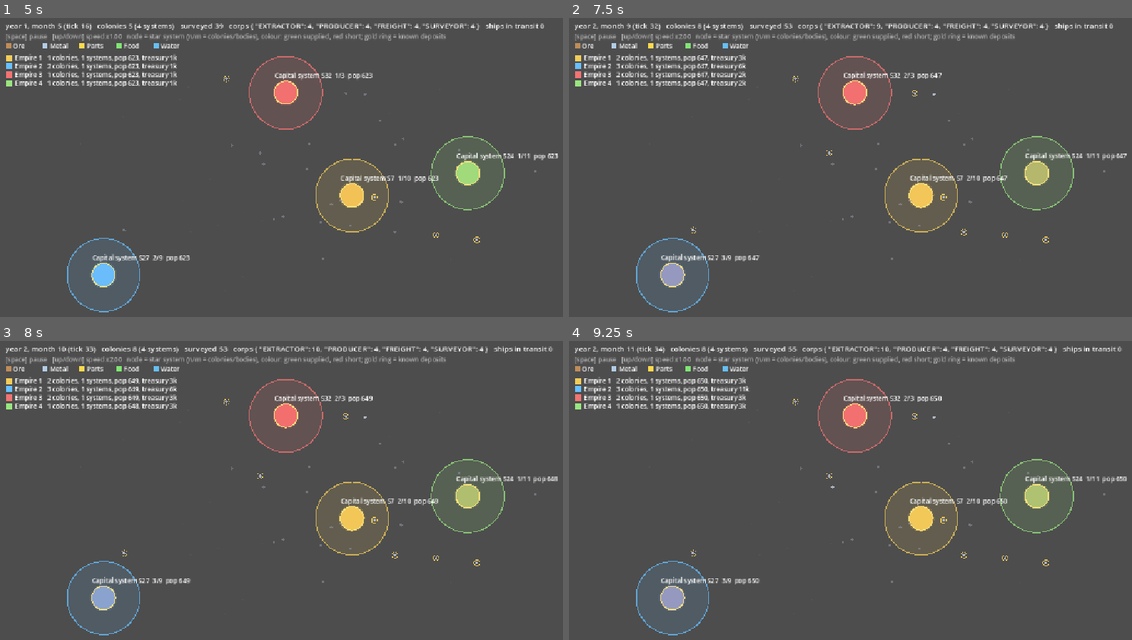
Above: before the commit, frames 1-4 (two rows, left to right).
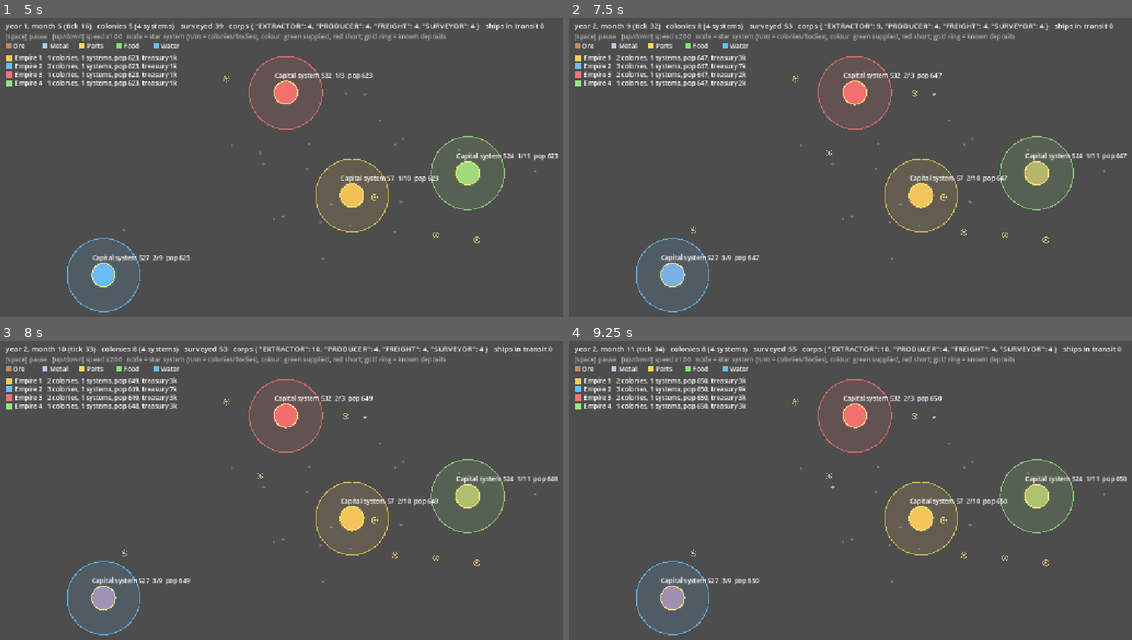
Above: after the commit, the same moments.

Repository: ElectroEsper/galaxy-generator
Game: Godot game, scene res://economy_proto/economy_view.tscn
The game is run twice, just before and just after one commit, with the same random seed, the same clock (stepped at 60 frames per second) and the same inputs. This scene is started directly instead of the project's main scene.
Inputs:
- Up to frame 1 (5 s): tap Enter at 0.5, 2, 3.5 s; hold Up 0.53-1.28 s; tap Space at 0.77, 1.25, 1.52, 2.75, 3.02, 3.77, 4.25, 4.52 s; hold Down 1.28-2.03 s; hold Up 2.03-3.53 s; hold Down from 3.53 s (still down)
- Up to frame 2 (7.5 s): release Down at 5.78 s; hold Up from 5.78 s (still down); tap Space at 6.02, 6.77 s
- Up to frame 3 (8 s): keep holding Up; tap Space at 7.52 s
- Up to frame 4 (9.25 s): release Up at 8.03 s; hold Down from 8.03 s (still down); tap Space at 9.02 s

Frame 1 is identical in both runs. In frame 2, 0.2% of the frame differs, in the area x 16-31%, y 15-90%; in frame 3, 0.2%; in frame 4, less than 0.1%.

Commit message:
War: abstract military strength, fronts, occupation, exhaustion, peace cessions, GOAP war goals
Co-Authored-By: Claude Opus 5.5 <noreply@anthropic.com>
Claude-Session: https://claude.ai/code/session_011shSnrHMjVZ7qaqpxEfch4

Diff:
--- a/economy_proto/corporation.gd
+++ b/economy_proto/corporation.gd
@@ -267,14 +267,14 @@
 			# Same discipline as producers: don't extract at a loss; idle until price recovers.
 			if _unit_margin(c, f.good, false) <= 0.0:
 				continue
-			var q : float = c.richness.get(f.good, 0.0) * f.level_mult()
+			var q : float = c.richness.get(f.good, 0.0) * f.level_mult() * Military.output_factor(c)
 			c.stock[f.good] += q
 			cash += q * (c.price[f.good] - Goods.RAW_COST[f.good])
 		else:
 			var r : Dictionary = Goods.RECIPES[f.good]
 			# Operating discipline: don't buy inputs at a loss; idle until the margin recovers.
 			var idle : bool = _unit_margin(c, f.good, true) <= 0.0
-			var runs : float = 0.0 if idle else f.level_mult()
+			var runs : float = 0.0 if idle else f.level_mult() * Military.output_factor(c)
 			for i in r["in"]:
 				c.note_use(i, r["in"][i] * f.level_mult())           # desired input draw, even if the shelf is empty
 				# Ask Freight for a few ticks' worth of inputs when the shelf runs low.
--- a/economy_proto/diplomacy.gd
+++ b/economy_proto/diplomacy.gd
@@ -11,6 +11,11 @@
 const OP_GOOD := 10.0                # opinion at which passage can be discussed
 const REFUSAL_COOLDOWN := 5          # years before re-proposing to an empire that refused
 const MAX_DEPTH := 4
+const STRONGER := 1.3                # strength ratio an empire wants before starting a war
+const RIVAL_BORDER := 15           # a border this long with negative opinion is a rivalry worth fighting over
+const WAR_BORDER := 5                # border segments that make a neighbour's systems worth fighting for
+const PEACE_EXHAUSTION := 50.0       # an empire this exhausted wants out
+const PEACE_COOLDOWN := 2            # years between peace offers to the same enemy
 
 # ---------------------------------------------------------------- Actions
 ## Each action: name, partner, cost, preconditions {fact: bool}, effects {fact: bool}.
@@ -19,18 +24,25 @@
 	for x in others:
 		var i : int = x.id
 		acts.append({"name": "propose_trade", "x": x, "cost": 1.0,
-			"pre": {"met:%d" % i: true, "op_ok:%d" % i: true, "trade:%d" % i: false}, "eff": {"trade:%d" % i: true}})
+			"pre": {"met:%d" % i: true, "op_ok:%d" % i: true, "trade:%d" % i: false, "war:%d" % i: false}, "eff": {"trade:%d" % i: true}})
 		acts.append({"name": "propose_passage", "x": x, "cost": 1.5,
-			"pre": {"met:%d" % i: true, "op_good:%d" % i: true, "pass:%d" % i: false, "cash": true}, "eff": {"pass:%d" % i: true}})
+			"pre": {"met:%d" % i: true, "op_good:%d" % i: true, "pass:%d" % i: false, "cash": true, "war:%d" % i: false}, "eff": {"pass:%d" % i: true}})
 		acts.append({"name": "send_aid", "x": x, "cost": 3.0,
 			"pre": {"met:%d" % i: true, "op_ok:%d" % i: false, "reach:%d" % i: true, "cash": true}, "eff": {"op_ok:%d" % i: true}})
 		acts.append({"name": "send_aid", "x": x, "cost": 3.0,
 			"pre": {"met:%d" % i: true, "op_ok:%d" % i: true, "op_good:%d" % i: false, "cash": true}, "eff": {"op_good:%d" % i: true}})
+		# War
+		acts.append({"name": "arm", "x": x, "cost": 2.0,
+			"pre": {"met:%d" % i: true, "stronger:%d" % i: false, "arming": false}, "eff": {"stronger:%d" % i: true, "arming": true}})
+		acts.append({"name": "declare_war", "x": x, "cost": 4.0,
+			"pre": {"hostile:%d" % i: true, "stronger:%d" % i: true, "war:%d" % i: false, "tired": false}, "eff": {"war:%d" % i: true}})
+		acts.append({"name": "sue_for_peace", "x": x, "cost": 1.0,
+			"pre": {"war:%d" % i: true}, "eff": {"war:%d" % i: false}})
 	return acts
 
 # ---------------------------------------------------------------- World state
 static func _facts(sim, e, others : Array) -> Dictionary:
-	var f : Dictionary = {"cash": e.treasury >= AID_COST * 2.0}
+	var f : Dictionary = {"cash": e.treasury >= AID_COST * 2.0, "arming": sim.tick_count / 12 < e.arming_until, "tired": e.exhaustion >= 20.0}
 	for x in others:
 		var r : Dictionary = sim._rel(e, x)
 		var i : int = x.id
@@ -40,6 +52,9 @@
 		f["op_ok:%d" % i] = r["opinion"] >= OP_OK
 		f["op_good:%d" % i] = r["opinion"] >= OP_GOOD
 		f["reach:%d" % i] = r["opinion"] >= OP_OK - AID_GOODWILL * 0.8   # one gesture can bring them round
+		f["hostile:%d" % i] = r["met"] and sim.tick_count / 12 >= r.get("truce_until", 0) and (r["stance"] == "hostile" or r["stance"] == "embargo" or (r["opinion"] < 0.0 and r["border"] >= RIVAL_BORDER))
+		f["stronger:%d" % i] = e.strength > x.strength * STRONGER
+		f["war:%d" % i] = sim.wars.any(func(w): return (w["a"] == e and w["b"] == x) or (w["a"] == x and w["b"] == e))
 	return f
 
 static func _avg_price(sim, e, g : int) -> float:
@@ -81,6 +96,19 @@
 		var r : Dictionary = sim._rel(e, x)
 		if r["met"] and not r["trade_treaty"] and r["opinion"] >= OP_GOOD:
 			goals.append({"name": "open trade with %s" % x.name, "priority": 0.3, "want": {"trade:%d" % x.id: true}})
+	# War: end a war going badly; deter a stronger hostile neighbour; seize the border from a weaker hostile one.
+	for x in others:
+		var r : Dictionary = sim._rel(e, x)
+		var at_war : bool = sim.wars.any(func(w): return (w["a"] == e and w["b"] == x) or (w["a"] == x and w["b"] == e))
+		if at_war:
+			if e.exhaustion >= PEACE_EXHAUSTION or e.strength < x.strength * 0.8:
+				goals.append({"name": "end the war with %s" % x.name, "priority": 5.0, "want": {"war:%d" % x.id: false}})
+			continue
+		var hostile : bool = r["met"] and (r["stance"] == "hostile" or r["stance"] == "embargo" or (r["opinion"] < 0.0 and r["border"] >= RIVAL_BORDER))
+		if hostile and x.strength > e.strength:
+			goals.append({"name": "deter %s" % x.name, "priority": 1.0 + r["border"] / 10.0, "want": {"stronger:%d" % x.id: true}})
+		if hostile and r["border"] >= WAR_BORDER and sim.tick_count / 12 >= r.get("truce_until", 0) and e.exhaustion < 20.0:
+			goals.append({"name": "seize the border with %s" % x.name, "priority": 0.8 + r["border"] / 15.0, "want": {"war:%d" % x.id: true}})
 	goals.sort_custom(func(a, b): return a["priority"] > b["priority"])
 	return goals
 
@@ -161,7 +189,8 @@
 			continue
 		var a : Dictionary = p[0]
 		var x = a["x"]
-		if e.refusals.get(x.id, -100) + REFUSAL_COOLDOWN > year and a["name"] != "send_aid":
+		var cool : int = PEACE_COOLDOWN if a["name"] == "sue_for_peace" else REFUSAL_COOLDOWN
+		if e.refusals.get(x.id, -100) + cool > year and a["name"] in ["propose_trade", "propose_passage", "sue_for_peace"]:
 			continue
 		_execute(sim, e, x, a, goal, year)
 		return                                   # one diplomatic initiative per year
@@ -182,6 +211,25 @@
 			else:
 				e.refusals[x.id] = year
 				sim._event("%s refuses a trade treaty with %s" % [x.name, e.name])
+		"arm":
+			e.arming_until = year + Military.ARMING_YEARS
+			sim._event("%s arms (goal: %s; strength %d vs %d)" % [e.name, goal["name"], e.strength, x.strength])
+		"declare_war":
+			Military.declare(sim, e, x)
+		"sue_for_peace":
+			var w = null
+			for ww in sim.wars:
+				if (ww["a"] == e and ww["b"] == x) or (ww["a"] == x and ww["b"] == e): w = ww
+			if w == null:
+				return
+			# The enemy accepts when it's tired too, losing, or holds nothing of ours worth keeping the war going for.
+			var holds : int = sim.all_systems().filter(func(s): return s.owner == e and s.occupier == x).size()
+			if x.exhaustion >= PEACE_EXHAUSTION * 0.6 or x.strength < e.strength or holds > 0 and x.exhaustion >= 25.0:
+				sim._event("%s sues for peace with %s: accepted" % [e.name, x.name])
+				Military.make_peace(sim, w)
+			else:
+				e.refusals[x.id] = year
+				sim._event("%s sues for peace with %s: refused" % [e.name, x.name])
 		"propose_passage":
 			if _accepts_passage(sim, x, e):
 				r["passage"] = true
--- a/economy_proto/economy_sim.gd
+++ b/economy_proto/economy_sim.gd
@@ -118,6 +118,7 @@
 const ROUTE_SAMPLE := 20.0           # px between territory checks along a route
 const GOODWILL_WEIGHT := 1.0         # opinion from aid / gestures (decays like incidents)
 var relations : Dictionary = {}      # "a:b" (a < b) -> {met, opinion, trade, month_trade, border, incidents, stance}
+var wars : Array = []                # [{a, b, start, peak_a, peak_b}]
 var events : Array = []              # [tick, text] - first contacts, incidents, stance changes
 const EMPIRE_COLORS : Array = [Color(0.95, 0.8, 0.35), Color(0.4, 0.75, 1.0), Color(0.95, 0.45, 0.45), Color(0.6, 0.9, 0.5), Color(0.8, 0.6, 1.0), Color(1.0, 0.65, 0.3), Color(0.5, 0.95, 0.9), Color(0.95, 0.6, 0.85)]
 
@@ -500,7 +501,7 @@
 			var tax : float = maxf(0.0, k.cash - before) * PROFIT_TAX + maxf(0.0, k.cash - WEALTH_FREE) * WEALTH_TAX
 			k.cash -= tax; tax_collected += tax
 			if k.empire != null:
-				k.empire.treasury += tax; k.empire.tax_collected += tax
+				k.empire.treasury += tax; k.empire.tax_collected += tax; k.empire.month_tax += tax
 			else:
 				treasury += tax
 		for m in k.last_moves:
@@ -513,6 +514,9 @@
 		t0 = _p("sector_events", t0)
 		if empires.size() > 1:
 			_update_relations()
+			_mark_fronts()
+			Military.monthly(self)
+			_occupation_effects()
 			if t % 12 == 6:
 				Diplomacy.yearly(self)
 		t0 = _p("relations", t0)
@@ -613,13 +617,31 @@
 			var z : Empire = null
 			for s in near:
 				if s.owner != null:
-					z = s.owner; break           # ownership read live: a newly claimed system closes routes at once
+					z = s.occupier if s.occupier != null else s.owner; break   # live; occupied space belongs to the occupier
 			if z == null or z == f or ends.has(z):
 				continue
 			if not treaty(f, z, "passage"):
 				ok = false; break
 	_route_cache[key] = ok
 	return ok
+
+## All star systems (the generator's list), for scripts that must not depend on the generator at compile time.
+func all_systems() -> Array:
+	return GalaxyColonies.systems
+
+## Systems near an enemy at war are "at the front" (output reduced).
+func _mark_fronts() -> void:
+	for s in GalaxyColonies.systems: s.at_front = false
+	for w in wars:
+		for s in Military.fronts(self, w["a"], w["b"]) + Military.fronts(self, w["b"], w["a"]):
+			s.at_front = true
+
+## Occupied systems slowly lose people.
+func _occupation_effects() -> void:
+	for s in GalaxyColonies.systems:
+		if s.occupier != null:
+			for c in s.bodies:
+				if c.settled: c.pop *= 1.0 - Military.OCCUPIED_POP_LOSS
 
 ## A star system got its first owner: cached route answers may now be wrong (freighters' memos too).
 func on_system_claimed() -> void:
@@ -698,6 +720,8 @@
 			r["goodwill"] *= INCIDENT_DECAY
 			var target : float = TRADE_WEIGHT * log(1.0 + r["trade"]) - BORDER_WEIGHT * border - INCIDENT_PENALTY * r["incidents"] + GOODWILL_WEIGHT * r["goodwill"]
 			r["opinion"] = clampf(r["opinion"] + OPINION_RATE * (target - r["opinion"]), -100.0, 100.0)
+			if wars.any(func(w): return (w["a"] == a and w["b"] == b) or (w["a"] == b and w["b"] == a)):
+				continue                         # at war: stance stays "embargo" until peace
 			var st : String = "neutral"
 			if r["opinion"] >= 25.0: st = "friendly"
 			elif r["opinion"] <= -60.0: st = "embargo"
@@ -836,7 +860,7 @@
 	return rows
 
 ## Per-empire metrics, one row per empire (see EMPIRE_HEADER).
-const EMPIRE_HEADER := "tick,empire,colonies,systems,pop,facilities_here,known_systems,surveyed,survey_ships,treasury,tax_collected,state_colonies,sector_events,corps,customs"
+const EMPIRE_HEADER := "tick,empire,colonies,systems,pop,facilities_here,known_systems,surveyed,survey_ships,treasury,tax_collected,state_colonies,sector_events,corps,customs,strength,exhaustion,mil_spent,occupied_by_enemy,at_war"
 func empire_rows() -> Array:
 	var rows : Array = []
 	for e in empires:
@@ -854,7 +878,7 @@
 			if k.empire == e:
 				nc += 1
 				if k.kind == Corporation.Kind.SURVEYOR: sships += 1 + k.ships
-		rows.append("%d,%d,%d,%d,%.0f,%d,%d,%d,%d,%.0f,%.0f,%d,%d,%d,%.0f" % [tick_count, e.id, own.size(), sys.size(), pop, fac, e.known.size(), surveyed, sships, e.treasury, e.tax_collected, e.state_colonies, e.sector_events, nc, e.customs_collected])
+		rows.append("%d,%d,%d,%d,%.0f,%d,%d,%d,%d,%.0f,%.0f,%d,%d,%d,%.0f,%.0f,%.1f,%.0f,%d,%d" % [tick_count, e.id, own.size(), sys.size(), pop, fac, e.known.size(), surveyed, sships, e.treasury, e.tax_collected, e.state_colonies, e.sector_events, nc, e.customs_collected, e.strength, e.exhaustion, e.mil_spent, GalaxyColonies.systems.filter(func(x): return x.owner == e and x.occupier != null).size(), 1 if wars.any(func(w): return w["a"] == e or w["b"] == e) else 0])
 	return rows
 
 ## One row of time-series metrics (see METRIC_HEADER).
--- a/economy_proto/empire.gd
+++ b/economy_proto/empire.gd
@@ -18,6 +18,12 @@
 var sector_events : int = 0
 var settlements : int = 0
 var customs_collected : float = 0.0
+# Military (see military.gd)
+var strength : float = 0.0
+var exhaustion : float = 0.0
+var month_tax : float = 0.0          # taxes collected this month (the military budget is a share of it)
+var mil_spent : float = 0.0
+var arming_until : int = 0            # year until which the planner wants extra armament
 var refusals : Dictionary = {}       # other empire id -> year it last refused a proposal (diplomacy cooldown)
 # Known space: systems this empire has charted (SystemNode -> true)
 var known : Dictionary = {}
--- /dev/null
+++ b/economy_proto/military.gd
@@ -0,0 +1,190 @@
+class_name Military
+extends RefCounted
+## Abstract military: each empire has a strength number, bought from its treasury with Metal and Parts taken from its
+## capital's market (so armament competes with civilians and construction for goods), and kept up with cash and Parts.
+## Wars are fought monthly along fronts (systems near the enemy's): Lanchester-style attrition, occupation of enemy front
+## systems by the side with the upper hand, war exhaustion, and peace terms that cede occupied systems.
+
+# Spending: share of the empire's monthly tax income put into the military
+const SHARE_UNMET := 0.0             # no contact with anyone: no military (a lone empire behaves exactly as before)
+const SHARE_PEACE := 0.05
+const SHARE_ARMING := 0.20           # while the planner has decided to arm (ARMING_YEARS)
+const SHARE_WAR := 0.35
+const ARMING_YEARS := 5
+# Cost of one point of strength, and its upkeep
+const UNIT_CASH := 20.0
+const UNIT_METAL := 2.0
+const UNIT_PARTS := 1.0
+const UPKEEP_CASH := 0.5             # per strength per month
+const UPKEEP_PARTS := 0.01           # per strength per month (spares)
+const UNPAID_DECAY := 0.02           # strength lost per month when upkeep can't be met
+# Combat
+const ATTRITION := 0.01              # each side loses this x the other's committed strength per month
+const COMMIT := 0.7                  # share of strength committed to a war (the rest garrisons elsewhere)
+const OCCUPY_RATE := 0.25            # monthly chance to take a front system, x (superiority - 0.55) / 0.45
+const FRONT_OUTPUT := 0.8            # output multiplier for colonies in front systems
+const OCCUPIED_OUTPUT := 0.5         # ... and in occupied systems
+const OCCUPIED_POP_LOSS := 0.005     # per month in occupied systems
+# Exhaustion (0..100)
+const EXH_PER_MONTH := 0.4
+const EXH_LOSS_WEIGHT := 60.0        # x share of strength lost this month
+const EXH_PER_OCCUPIED := 4.0        # when one of its systems is occupied
+const EXH_CAPITULATE := 100.0
+const EXH_RECOVER := 1.0
+const TRUCE_YEARS := 15             # no new war between the same pair for this long after a peace             # per month at peace
+
+# ---------------------------------------------------------------- Monthly
+static func monthly(sim) -> void:
+	for e in sim.empires:
+		_fund(sim, e)
+	for w in sim.wars.duplicate():
+		_fight(sim, w)
+	for e in sim.empires:
+		if not sim.wars.any(func(w): return w["a"] == e or w["b"] == e):
+			e.exhaustion = maxf(0.0, e.exhaustion - EXH_RECOVER)
+
+static func _share(sim, e) -> float:
+	if sim.wars.any(func(w): return w["a"] == e or w["b"] == e):
+		return SHARE_WAR
+	if sim.tick_count / 12 < e.arming_until:
+		return SHARE_ARMING
+	var met : bool = sim.empires.any(func(x): return x != e and sim._rel(e, x)["met"])
+	return SHARE_PEACE if met else SHARE_UNMET
+
+## Pay upkeep, then buy new strength with this month's military budget (goods from the capital's shelves, at its prices).
+static func _fund(sim, e) -> void:
+	var cap : ColonyMarket = e.capital
+	# Upkeep
+	if e.strength > 0.0:
+		var cash_need : float = e.strength * UPKEEP_CASH
+		var parts_need : float = e.strength * UPKEEP_PARTS
+		cap.note_use(Goods.PARTS, parts_need)
+		var parts_got : float = minf(cap.stock[Goods.PARTS], parts_need)
+		cap.stock[Goods.PARTS] -= parts_got
+		var cost : float = cash_need + parts_got * cap.price[Goods.PARTS]
+		e.treasury -= cost
+		e.mil_spent += cost
+		if parts_got < parts_need * 0.99 or e.treasury < 0.0:
+			e.strength *= 1.0 - UNPAID_DECAY
+	# New strength
+	var budget : float = _share(sim, e) * e.month_tax
+	e.month_tax = 0.0
+	if budget <= 0.0 or e.treasury <= 0.0:
+		return
+	budget = minf(budget, e.treasury)
+	var unit : float = UNIT_CASH + UNIT_METAL * cap.price[Goods.METAL] + UNIT_PARTS * cap.price[Goods.PARTS]
+	var n : float = budget / unit
+	cap.note_use(Goods.METAL, n * UNIT_METAL)
+	cap.note_use(Goods.PARTS, n * UNIT_PARTS)
+	n = minf(n, minf(cap.stock[Goods.METAL] / UNIT_METAL, cap.stock[Goods.PARTS] / UNIT_PARTS))
+	if n <= 0.0:
+		return
+	cap.stock[Goods.METAL] -= n * UNIT_METAL
+	cap.stock[Goods.PARTS] -= n * UNIT_PARTS
+	e.treasury -= n * unit
+	e.mil_spent += n * unit
+	e.strength += n
+
+# ---------------------------------------------------------------- War
+## Systems of `side` within border range of the enemy's (its front), excluding ones the enemy already occupies.
+static func fronts(sim, side, enemy) -> Array:
+	var mine : Array = sim.all_systems().filter(func(s): return s.owner == side and s.occupier == null)
+	var theirs : Array = sim.all_systems().filter(func(s): return s.owner == enemy)
+	return mine.filter(func(s): return theirs.any(func(t): return t.position.distance_to(s.position) <= sim.BORDER_RANGE))
+
+static func declare(sim, a, b) -> void:
+	var r : Dictionary = sim._rel(a, b)
+	r["trade_treaty"] = false; r["passage"] = false
+	r["stance"] = "embargo"
+	sim.wars.append({"a": a, "b": b, "start": sim.tick_count, "peak_a": a.strength, "peak_b": b.strength})
+	sim._event("WAR: %s declares war on %s (strength %d vs %d)" % [a.name, b.name, a.strength, b.strength])
+	sim.on_system_claimed()   # routes change with stances
+
+static func _fight(sim, w : Dictionary) -> void:
+	var a = w["a"]; var b = w["b"]
+	var fa : Array = fronts(sim, a, b)
+	var fb : Array = fronts(sim, b, a)
+	a.exhaustion += EXH_PER_MONTH; b.exhaustion += EXH_PER_MONTH
+	if fa.is_empty() and fb.is_empty():
+		_check_capitulation(sim, w)
+		return                      # no shared front: only blockade and exhaustion
+	var sa : float = a.strength * COMMIT
+	var sb : float = b.strength * COMMIT
+	var la : float = minf(a.strength, ATTRITION * sb)
+	var lb : float = minf(b.strength, ATTRITION * sa)
+	a.strength -= la; b.strength -= lb
+	w["peak_a"] = maxf(w["peak_a"], a.strength); w["peak_b"] = maxf(w["peak_b"], b.strength)
+	a.exhaustion += EXH_LOSS_WEIGHT * la / maxf(w["peak_a"], 1.0)
+	b.exhaustion += EXH_LOSS_WEIGHT * lb / maxf(w["peak_b"], 1.0)
+	var sup : float = sa / maxf(sa + sb, 0.001)        # a's share of the committed strength
+	if sup > 0.55:
+		_occupy(sim, a, b, fb, (sup - 0.55) / 0.45)
+	elif sup < 0.45:
+		_occupy(sim, b, a, fa, (0.45 - sup) / 0.45)
+	_check_capitulation(sim, w)
+
+## The stronger side may liberate its own occupied systems first, then take one of the enemy's front systems.
+static func _occupy(sim, winner, loser, loser_fronts : Array, edge : float) -> void:
+	if randf() >= OCCUPY_RATE * edge:
+		return
+	var liberate : Array = sim.all_systems().filter(func(s): return s.owner == winner and s.occupier == loser)
+	if not liberate.is_empty():
+		liberate[0].occupier = null
+		sim._event("%s liberates %s from %s" % [winner.name, liberate[0].name, loser.name])
+		sim.on_system_claimed()
+		return
+	var targets : Array = loser_fronts.filter(func(s): return not s.bodies.has(loser.capital))
+	if targets.is_empty():
+		return
+	var t = targets[randi() % targets.size()]
+	t.occupier = winner
+	loser.exhaustion += EXH_PER_OCCUPIED
+	sim._event("%s occupies %s (%s)" % [winner.name, t.name, loser.name])
+	sim.on_system_claimed()
+
+static func _check_capitulation(sim, w : Dictionary) -> void:
+	for side in [w["a"], w["b"]]:
+		if side.exhaustion >= EXH_CAPITULATE:
+			var other = w["b"] if side == w["a"] else w["a"]
+			sim._event("%s capitulates to %s" % [side.name, other.name])
+			make_peace(sim, w)
+			return
+
+## Peace: every occupied system changes hands to its occupier (colonies, people, deposits); both sides keep what remains.
+static func make_peace(sim, w : Dictionary) -> void:
+	var a = w["a"]; var b = w["b"]
+	var ceded : Array = []
+	for s in sim.all_systems():
+		if s.occupier != null and ((s.owner == a and s.occupier == b) or (s.owner == b and s.occupier == a)):
+			var winner = s.occupier
+			var loser = s.owner
+			s.owner = winner
+			s.occupier = null
+			for c in s.bodies:
+				if c.owner == loser:
+					var mine : Dictionary = c.intel_for(winner)["rich"]
+					for g in c.richness:
+						mine[g] = maxf(mine.get(g, 0.0), c.richness[g])   # the winner inherits what the colony knew
+					c.owner = winner
+					c.richness = mine
+			winner.known[s] = true
+			ceded.append("%s -> %s" % [s.name, winner.name])
+	sim.wars.erase(w)
+	var r : Dictionary = sim._rel(a, b)
+	r["stance"] = "hostile"
+	r["truce_until"] = sim.tick_count / 12 + TRUCE_YEARS
+	r["opinion"] = maxf(r["opinion"], -60.0)
+	sim._event("PEACE between %s and %s after %d years%s" % [a.name, b.name, (sim.tick_count - w["start"]) / 12, (": " + ", ".join(ceded)) if not ceded.is_empty() else " (white peace)"])
+	sim._clear_empire_caches()
+	sim.on_system_claimed()
+
+## Output multiplier for a colony: reduced at the front and under occupation.
+static func output_factor(c : ColonyMarket) -> float:
+	var s = c.system
+	if s == null or Corporation.world == null or Corporation.world.wars.is_empty():
+		return 1.0
+	if s.occupier != null:
+		return OCCUPIED_OUTPUT
+	if s.at_front:
+		return FRONT_OUTPUT
+	return 1.0
--- a/economy_proto/system_node.gd
+++ b/economy_proto/system_node.gd
@@ -8,6 +8,8 @@
 var bodies : Array = []        # ColonyMarket, settled or not
 var known : bool = true        # charted by anyone (for the view); each Empire keeps its own map
 var owner = null               # Empire that settled here first (owns the whole system)
+var occupier = null            # Empire occupying it in a war (until liberated, or ceded at peace)
+var at_front : bool = false    # near an enemy at war (output reduced)
 
 func _init(n : String, pos : Vector2) -> void:
 	name = n; position = pos
Binary file added: docs/economy_results/fig22_war.png
Not shown, added: economy_proto/military.gd.uid
Not shown, added: docs/economy_results/scaling/war4.out
